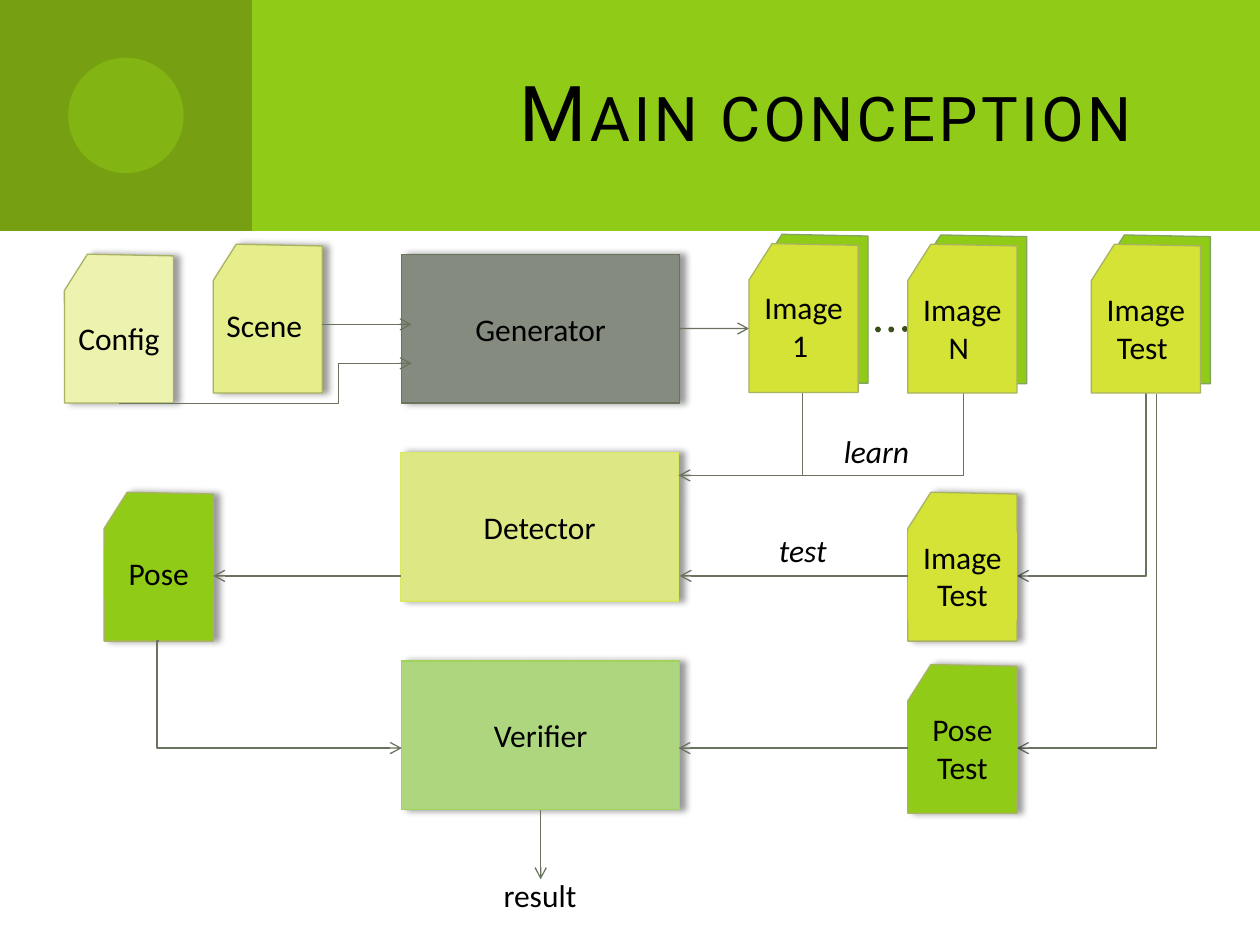
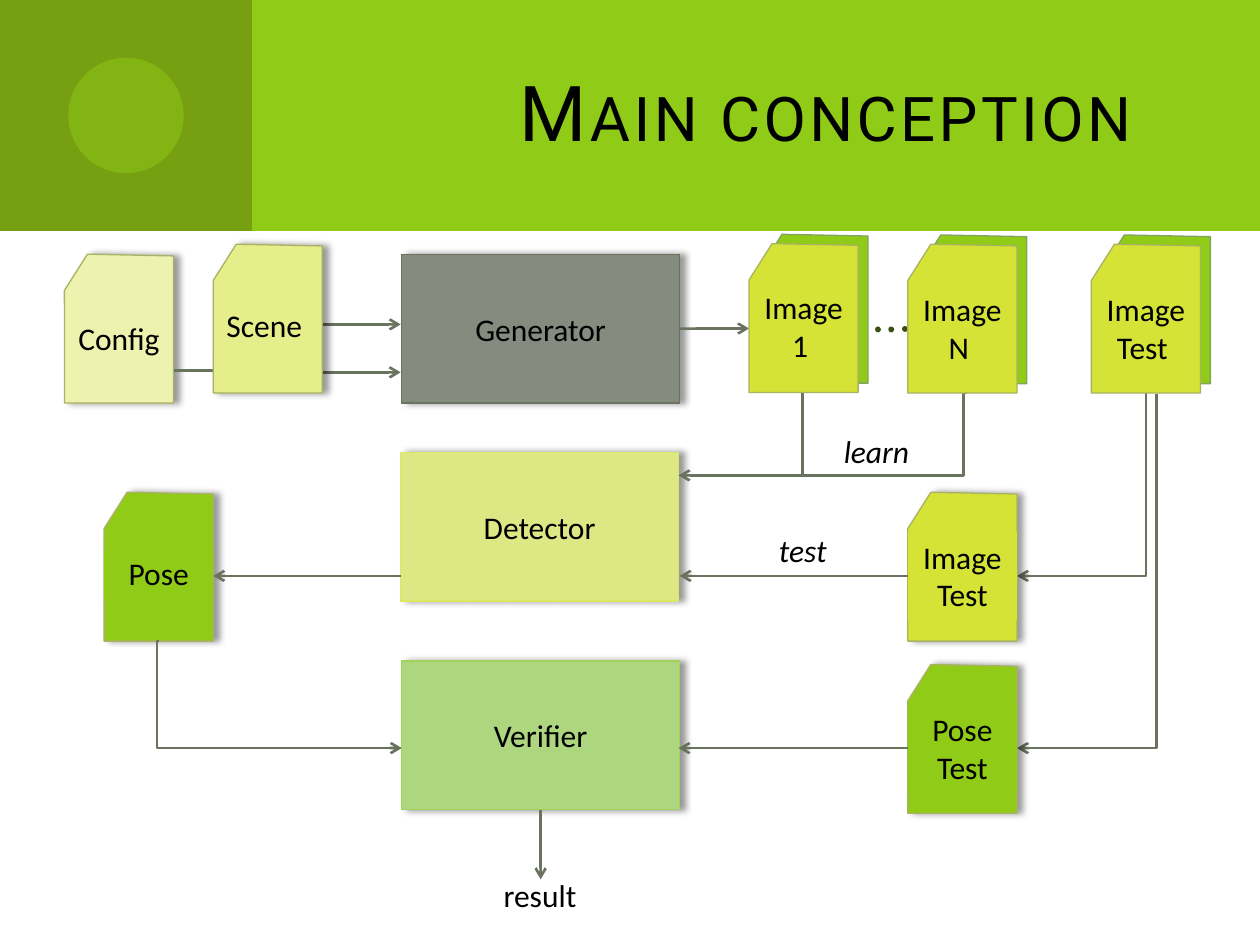
Before and after one commit to Dzess/ALFIRT, a slide deck: slide 5 of documentation/presentation/general_overview.pptx. Drawn at 1260x945 pixels with LibreOffice and Linux fonts; fonts in the diff are those of the drawing. Boxes give left, top, right and bottom in pixels: in the first picture for what was removed or moved away, otherwise in the second. Text is boxed around its words. In the diff, an @@ line names an element or a change of style, - is before the commit and + after.

```diff
--- a/documentation/presentation/general_overview.pptx
+++ b/documentation/presentation/general_overview.pptx
@@ arrow moved from (323, 324) - (412, 324) to (323, 324) - (401, 324) @@
@@ arrow (323, 324) - (401, 324): stroke #69745F 0.75 pt to #69745F 1.5 pt @@
@@ arrow (679, 329) - (748, 329): stroke #69745F 0.75 pt to #69745F 1.5 pt @@
@@ elbow arrow (803, 353) - (679, 475): stroke #69745F 0.75 pt to #69745F 1.5 pt @@
@@ elbow arrow moved from (118, 403) - (412, 363) to (174, 370) - (401, 373) @@
@@ elbow arrow (174, 370) - (401, 373): stroke #69745F 0.75 pt to #69745F 1.5 pt @@
@@ elbow arrow (1145, 377) - (1017, 576): stroke #69745F 0.75 pt to #69745F 1.5 pt @@
@@ elbow arrow (1157, 394) - (1017, 748): stroke #69745F 0.75 pt to #69745F 1.5 pt @@
@@ arrow (401, 576) - (213, 576): stroke #69745F 0.75 pt to #69745F 1.5 pt @@
@@ arrow (907, 576) - (679, 576): stroke #69745F 0.75 pt to #69745F 1.5 pt @@
@@ elbow arrow (159, 641) - (402, 748): stroke #69745F 0.75 pt to #69745F 1.5 pt @@
@@ arrow (907, 748) - (679, 748): stroke #69745F 0.75 pt to #69745F 1.5 pt @@
@@ arrow (541, 810) - (541, 879): stroke #69745F 0.75 pt to #69745F 1.5 pt @@
```
Also in this commit, not shown: 3 other slides changed, 1 slide added, 1 slide removed.
